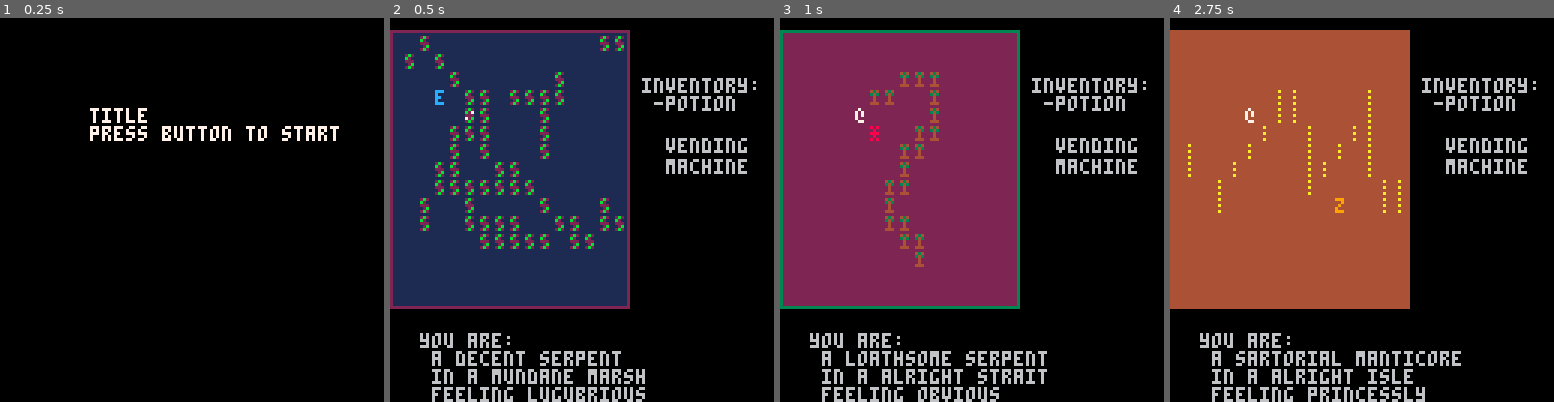
Above: before the commit, frames 1-4 (left to right).
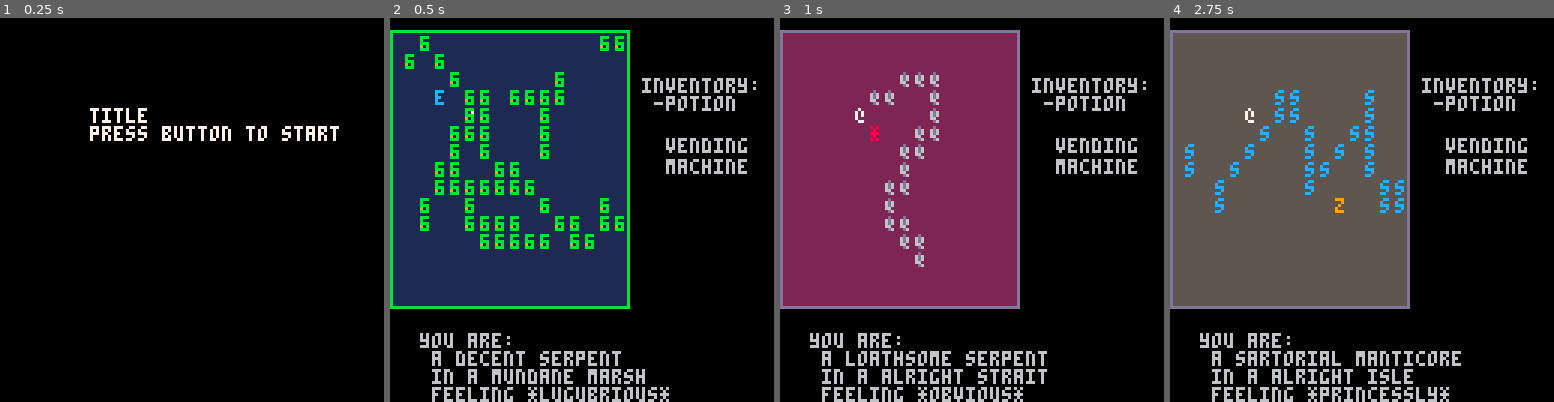
Above: after the commit, the same moments.

Repository: arnodick/castle
Game: PICO-8 cartridge castle.p8
The game is run twice, just before and just after one commit, with the same random seed, the same clock (stepped at 60 frames per second) and the same inputs.
Inputs:
- Up to frame 1 (0.25 s): no input
- Up to frame 2 (0.5 s): tap X (X key) at 0.33 s
- Up to frame 3 (1 s): tap O (Z key) at 0.7 s
- Up to frame 4 (2.75 s): tap X (X key) at 1.07, 1.85 s; hold Right 1.6-2.1 s; tap O (Z key) at 1.7, 2.1, 2.5 s; hold Up 2.15-2.42 s; hold Right from 2.47 s (still down)

Frame 1 is identical in both runs. In frame 2, 5.8% of the frame differs, in the area x 0-73%, y 3-100%; in frame 3, 4.2%; in frame 4, 46%.

Commit message:
HYPER PRCEDURAL

Diff:
--- a/castle.p8
+++ b/castle.p8
@@ -24,6 +24,12 @@
 end
 
 function actortypes_i(l)
+	chars="abcdefghijklmnopqrstuvwxys123456789!#%^*():;,.{}"
+	local ch1=flr(rnd(#chars))
+	local ch2=flr(rnd(#chars))
+
+	levelc=flr(rnd(2))
+
 	local a={}
 	a.ch="@"
 	a.c=7
@@ -31,11 +37,22 @@
 	add(actortypes,a)
 
 	if l==0 then
+		--terrainchar={}
+		--terrainchar[1]="*"
+		--terrainchar[2]="s"
+		--terrainchar[3]="%"
+		--terrainchar[4]="o"
+
 		a={}
-		a.ch="*"
-		a.c=2
-		a.ch2="s"
-		a.c2=11
+
+		a.ch=sub(chars,ch1,ch1)
+		a.ch2=sub(chars,ch2,ch2)
+		--a.ch="*"
+		--a.ch2="s"
+		a.c=flr(rnd(14))+1
+		a.c2=flr(rnd(14))+1
+		--a.c=2
+		--a.c2=11
 		a.m=0
 		add(actortypes,a)
 
@@ -53,10 +70,14 @@
 	end
 	if l==1 then
 		a={}
-		a.ch="^"
-		a.c=3
-		a.ch2="i"
-		a.c2=4
+		a.ch=sub(chars,ch1,ch1)
+		a.ch2=sub(chars,ch2,ch2)
+		--a.ch="^"
+		--a.ch2="i"
+		a.c=flr(rnd(14))+1
+		a.c2=flr(rnd(14))+1
+		--a.c=3
+		--a.c2=4
 		a.m=0
 		add(actortypes,a)
 
@@ -74,10 +95,14 @@
 	end
 	if l==2 then
 		a={}
-		a.ch="="
-		a.c=10
-		a.ch2=";"
-		a.c2=9
+		a.ch=sub(chars,ch1,ch1)
+		a.ch2=sub(chars,ch2,ch2)
+		--a.ch="="
+		--a.ch2=";"
+		a.c=flr(rnd(14))+1
+		a.c2=flr(rnd(14))+1
+		--a.c=10
+		--a.c2=9
 		a.m=0
 		add(actortypes,a)
 
@@ -95,10 +120,14 @@
 	end
 	if l==3 then
 		a={}
-		a.ch="#"
-		a.c=4
-		a.ch2="e"
-		a.c2=10
+		a.ch=sub(chars,ch1,ch1)
+		a.ch2=sub(chars,ch2,ch2)
+		--a.ch="#"
+		--a.ch2="e"
+		a.c=flr(rnd(14))+1
+		a.c2=flr(rnd(14))+1
+		--a.c=4
+		--a.c2=10
 		a.m=0
 		add(actortypes,a)
 
@@ -478,7 +507,7 @@
 		loadactors(room_w)
 		local n=flr(rnd(#adjective))+1
 		if p!=nil then
-			makemenu(10,105,120,20,"you are:",p.de," in a "..adjective[n].." "..places[flr(rnd(#places))+1]," feeling "..feelings[p.fe])
+			makemenu(10,105,120,20,"you are:",p.de," in a "..adjective[n].." "..places[flr(rnd(#places))+1]," feeling *"..feelings[p.fe].."*")
 		end
 		del(adjective,adjective[n])
 	end
@@ -525,7 +554,7 @@
 		print("title\npress button to start",30,30,7)
 	end
 	if s==1 then
-		rectfill(cam[1],-2+cellh+cam[2],16*cellw-1+cam[1],16*cellh+cam[2],level+1)
+		rectfill(cam[1],-2+cellh+cam[2],16*cellw-1+cam[1],16*cellh+cam[2],level+1+levelc)
 		foreach(actors,drawactor)
 		rect(cam[1],-2+cellh+cam[2],16*cellw-1+cam[1],16*cellh+cam[2])
 		print("inventory:\n -potion",cam[1]+84,cam[2]+20,6)
